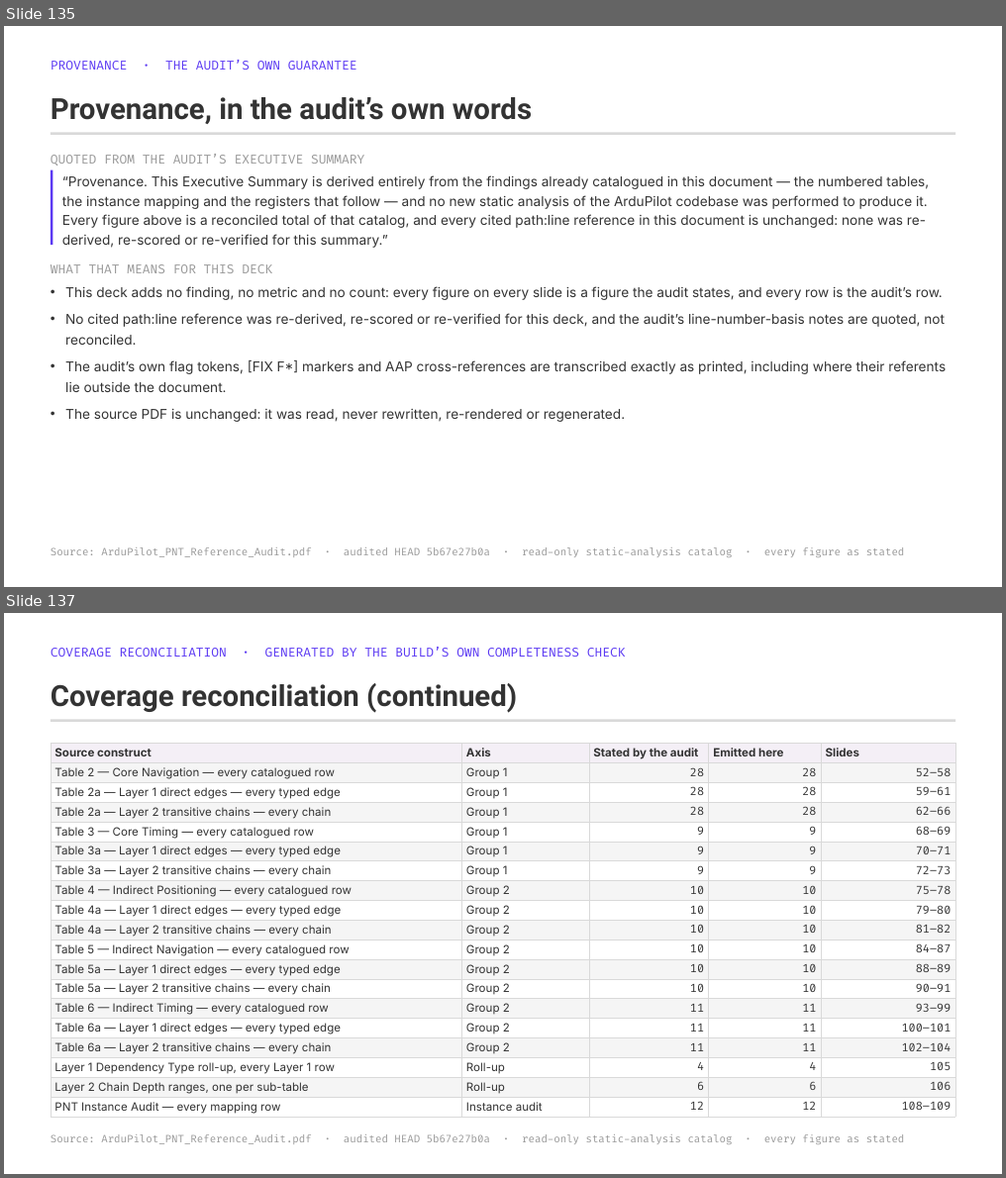
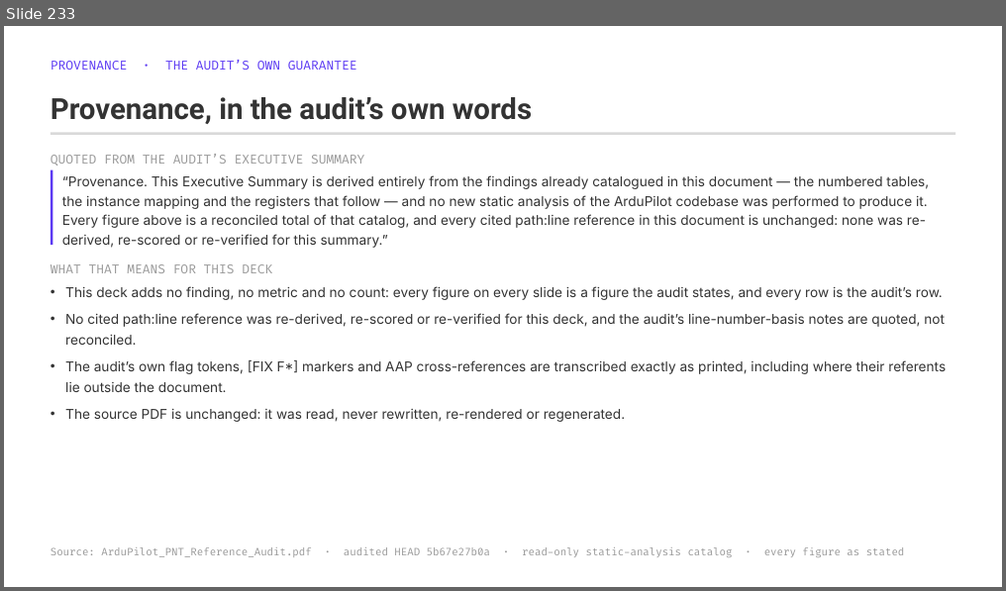
Before and after one commit to blitzy-public-samples/ardupilot-blitzy, a slide deck: blitzy/presentations/ArduPilot_PNT_Reference_Audit_Full_Findings.pptx. Shown one above the other, each under a label of ours: slides 135 and 137 before the commit, slide 233 after it; the slides between them are not shown. The pictures are 1006x1178 and 1006x591 pixels, drawn with LibreOffice and Linux fonts; fonts in the diff are those of the drawing. Boxes give left, top, right and bottom in pixels: in the first picture for what was removed or moved away, otherwise in the second. Text is boxed around its words. In the diff, an @@ line names an element or a change of style, - is before the commit and + after.

```diff
--- a/blitzy/presentations/ArduPilot_PNT_Reference_Audit_Full_Findings.pptx
+++ b/blitzy/presentations/ArduPilot_PNT_Reference_Audit_Full_Findings.pptx
@@ slide 137 removed at (4, 613, 1002, 1174), background #FFFFFF @@
@@ text removed at (51, 647, 626, 657) @@
-COVERAGE RECONCILIATION · GENERATED BY THE BUILD’S OWN COMPLETENESS CHECK
@@ text removed at (51, 683, 517, 713) @@
-Coverage reconciliation (continued)
@@ rectangle removed at (51, 719, 955, 722) @@
@@ table removed at (51, 744, 956, 1118), 19 rows, 5 columns @@
-Source construct | Axis | Stated by the audit | Emitted here | Slides
-Table 2 — Core Navigation — every catalogued row | Group 1 | 28 | 28 | 52–58
-Table 2a — Layer 1 direct edges — every typed edge | Group 1 | 28 | 28 | 59–61
-Table 2a — Layer 2 transitive chains — every chain | Group 1 | 28 | 28 | 62–66
-Table 3 — Core Timing — every catalogued row | Group 1 | 9 | 9 | 68–69
-Table 3a — Layer 1 direct edges — every typed edge | Group 1 | 9 | 9 | 70–71
-Table 3a — Layer 2 transitive chains — every chain | Group 1 | 9 | 9 | 72–73
-Table 4 — Indirect Positioning — every catalogued row | Group 2 | 10 | 10 | 75–78
-Table 4a — Layer 1 direct edges — every typed edge | Group 2 | 10 | 10 | 79–80
-Table 4a — Layer 2 transitive chains — every chain | Group 2 | 10 | 10 | 81–82
-Table 5 — Indirect Navigation — every catalogued row | Group 2 | 10 | 10 | 84–87
-Table 5a — Layer 1 direct edges — every typed edge | Group 2 | 10 | 10 | 88–89
-Table 5a — Layer 2 transitive chains — every chain | Group 2 | 10 | 10 | 90–91
-Table 6 — Indirect Timing — every catalogued row | Group 2 | 11 | 11 | 93–99
-Table 6a — Layer 1 direct edges — every typed edge | Group 2 | 11 | 11 | 100–101
-Table 6a — Layer 2 transitive chains — every chain | Group 2 | 11 | 11 | 102–104
-Layer 1 Dependency Type roll-up, every Layer 1 row | Roll-up | 4 | 4 | 105
-Layer 2 Chain Depth ranges, one per sub-table | Roll-up | 6 | 6 | 106
-PNT Instance Audit — every mapping row | Instance audit | 12 | 12 | 108–109
@@ text removed at (51, 1135, 905, 1145) @@
-Source: ArduPilot_PNT_Reference_Audit.pdf · audited HEAD 5b67e27b0a · read-only static-analysis catalog · every figure as stated
@@ what was slide 135 is now slide 233 @@
```
Also in this commit, not shown: 1 slide changed, 103 slides added, 3 other slides removed.
